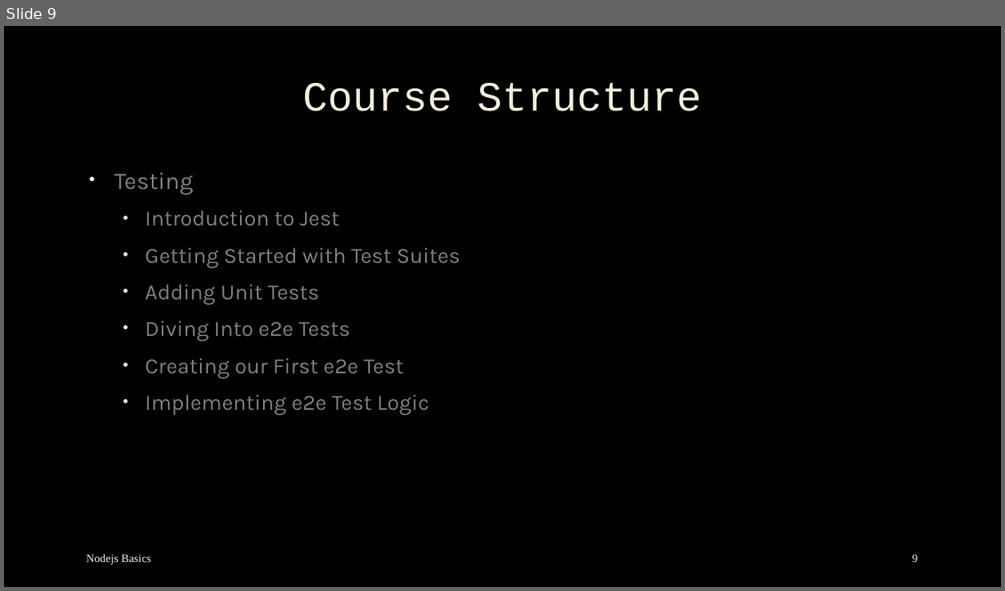
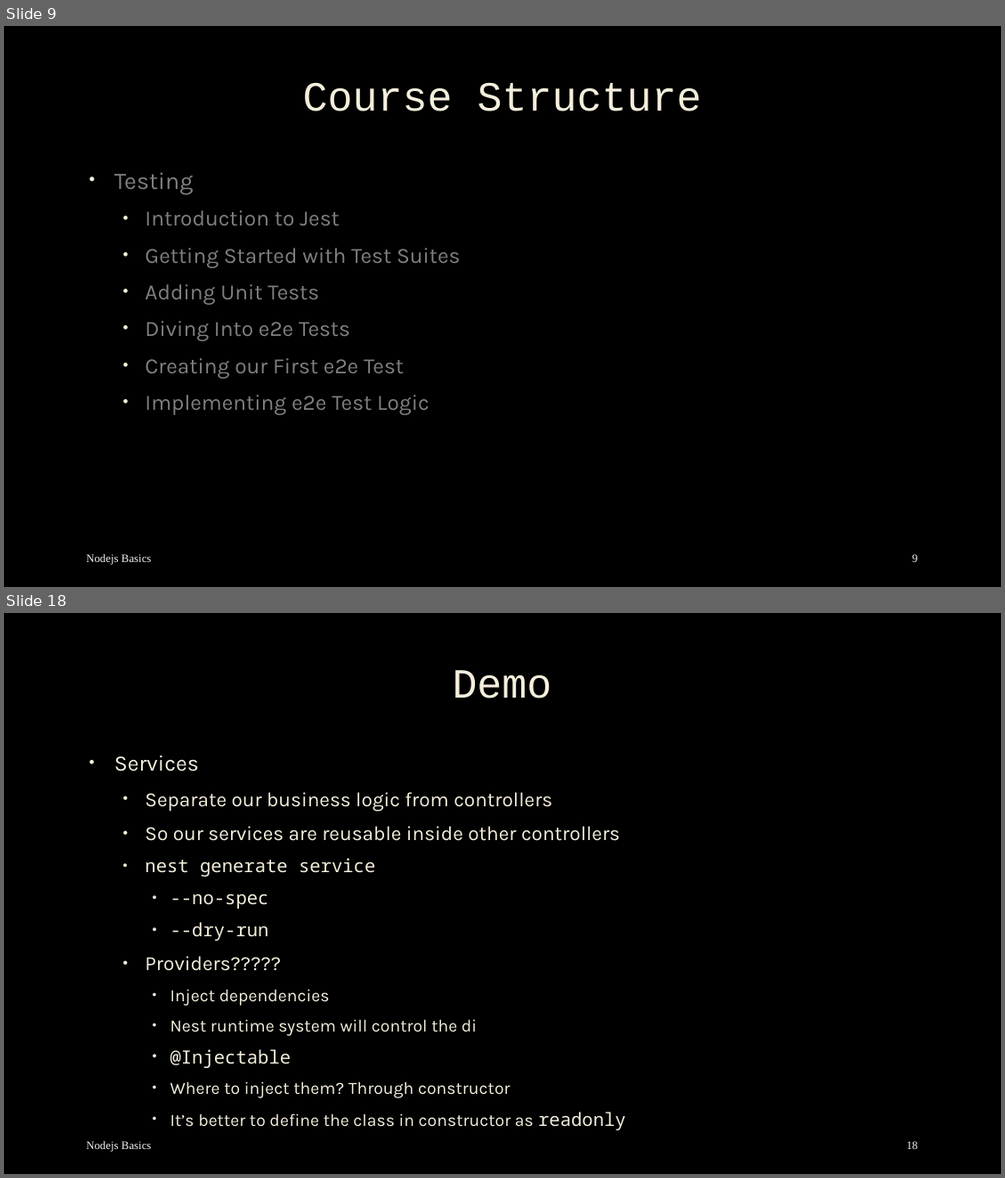
Before and after one commit to mostafa8026/nestjs-course, a slide deck: nestjs/nestjs-01.pptx. Shown one above the other, each under a label of ours: slide 9 before the commit, slides 9 and 18 after it; the slides between them are not shown. The pictures are 1005x591 and 1005x1178 pixels, drawn with LibreOffice and Linux fonts; fonts in the diff are those of the drawing; background and template pictures are left out. Boxes give left, top, right and bottom in pixels: in the first picture for what was removed or moved away, otherwise in the second. Text is boxed around its words. In the diff, an @@ line names an element or a change of style, - is before the commit and + after.

```diff
--- a/nestjs/nestjs-01.pptx
+++ b/nestjs/nestjs-01.pptx
@@ slide 18 added at (x1=4, y1=613, x2=1001, y2=1174), background picture (left out) @@
@@ title added at (x1=453, y1=670, x2=552, y2=698), 40 pt, text #F4EEDC @@
+Demo
@@ text added at (x1=114, y1=755, x2=626, y2=1130), 16.6 pt, text #F4EEDC @@
+• Services
+  • Separate our business logic from controllers
+  • So our services are reusable inside other controllers
+  • nest generate service
+    • --no-spec
+    • --dry-run
+  • Providers?????
+    • Inject dependencies
+    • Nest runtime system will control the di
+    • @Injectable
+    • Where to inject them? Through constructor
+    • It’s better to define the class in constructor as readonly
@@ text added at (x1=86, y1=1141, x2=152, y2=1151), 11 pt, text #F2F2F2 @@
+Nodejs Basics
@@ page number added at (x1=906, y1=1141, x2=918, y2=1149), 11 pt, text #F2F2F2 @@
+18
```
Also in this commit, not shown: 2 slides changed, 17 other slides added, 16 other files.
